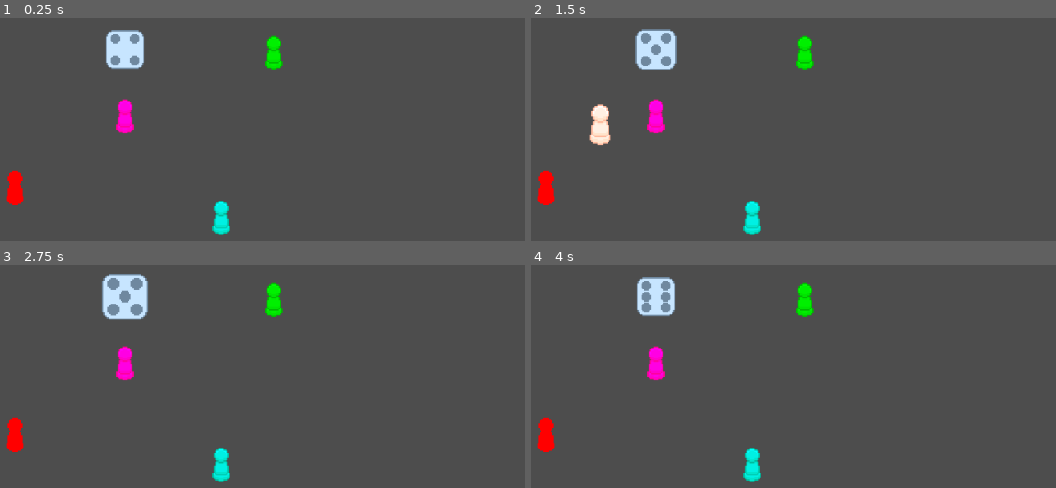
Above: before the commit, frames 1-4 (two rows, left to right).
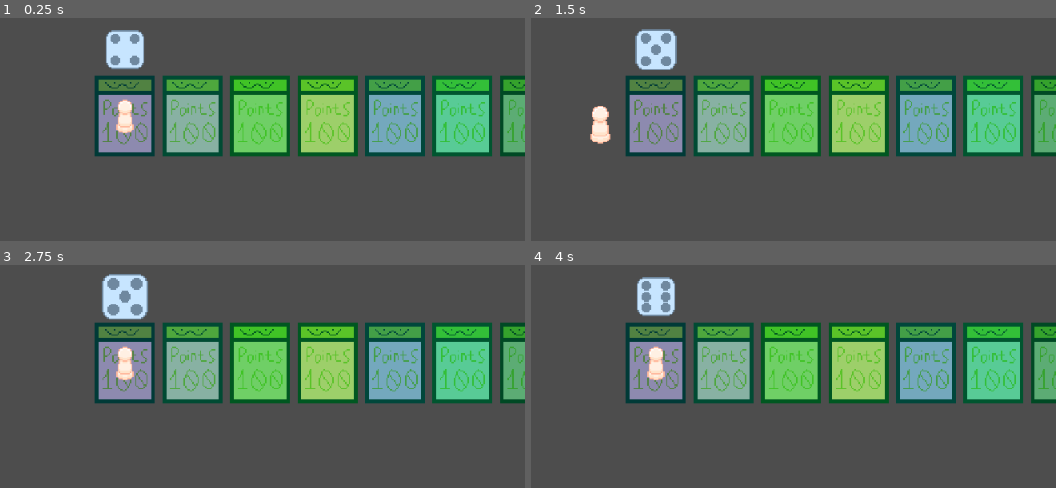
Above: after the commit, the same moments.

Repository: EnderS4m/SmorgasBoard
Game: Godot game, scene res://scenes/Main.tscn
Two runs of this game, one before a commit and one after it. Both use one fixed random seed, a clock stepped at 60 frames per second and the inputs below.
Inputs (mouse positions are in pixels of both pictures, inside the frame that each line leads up to):
- Up to frame 1 (0.25 s): no input
- Up to frame 2 (1.5 s): tap Enter at 0.5 s; drag from (657, 116) to (804, 51) at 0.52 s; drag from (outside the picture) to (804, 53) at 1.27 s
- Up to frame 3 (2.75 s): move the mouse to (outside the picture) at 2.02 s; click (outside the picture) at 2.1 s
- Up to frame 4 (4 s): drag from (615, 452) to (outside the picture) at 2.77 s; move the mouse to (898, 430) at 3.52 s; click (898, 430) at 3.6 s

The runs differ from the first frame. In frame 1, 28% of the frame differs, in the area x 1-100%, y 7-98%; in frame 2, 28%; in frame 3, 28%; in frame 4, 28%.

Commit message:
The Space Episode
We are getting started on constructing the board. Starting off with a simple space spawner, this will later prove to be the framework for how boards are constructed in the final product. The hope is for some good randomness to happen, I think. Idk how to describe it well.

Diff:
--- a/scenes/Main.tscn
+++ b/scenes/Main.tscn
@@ -1,12 +1,9 @@
-[gd_scene load_steps=6 format=3 uid="uid://dug2kgqgvg4bu"]
+[gd_scene load_steps=5 format=3 uid="uid://dug2kgqgvg4bu"]
 
 [ext_resource type="PackedScene" uid="uid://1vm1vmbay2x7" path="res://scenes/entity/player_piece.tscn" id="1_elqb8"]
 [ext_resource type="PackedScene" uid="uid://dplfoqijp7lxg" path="res://scenes/entity/dice.tscn" id="2_rvslj"]
 [ext_resource type="PackedScene" uid="uid://dhro8ynh38ub0" path="res://scenes/utility/camera_system.tscn" id="3_0bbpv"]
-[ext_resource type="Texture2D" uid="uid://bc25phqb6y322" path="res://assets/sprites/entity/placeholder_player_pawn.png" id="4_rarhs"]
-
-[sub_resource type="RectangleShape2D" id="RectangleShape2D_vcsgt"]
-size = Vector2(28, 30)
+[ext_resource type="PackedScene" uid="uid://bsfgxdg0pdvwy" path="res://scenes/board/space_spawner.tscn" id="4_rarhs"]
 
 [node name="Main" type="Node2D"]
 
@@ -17,38 +14,7 @@
 
 [node name="CameraSystem" parent="." instance=ExtResource("3_0bbpv")]
 
-[node name="Sprite2D" type="Sprite2D" parent="."]
-modulate = Color(0, 1, 0, 1)
-position = Vector2(119, -51)
-texture = ExtResource("4_rarhs")
-
-[node name="Area2D" type="Area2D" parent="Sprite2D"]
-collision_layer = 2
-
-[node name="CollisionShape2D" type="CollisionShape2D" parent="Sprite2D/Area2D"]
-shape = SubResource("RectangleShape2D_vcsgt")
-
-[node name="Sprite2D2" type="Sprite2D" parent="."]
-modulate = Color(0, 1, 1, 1)
-position = Vector2(77, 81)
-texture = ExtResource("4_rarhs")
-
-[node name="Area2D" type="Area2D" parent="Sprite2D2"]
-collision_layer = 2
-
-[node name="CollisionShape2D" type="CollisionShape2D" parent="Sprite2D2/Area2D"]
-shape = SubResource("RectangleShape2D_vcsgt")
-
-[node name="Sprite2D3" type="Sprite2D" parent="."]
-modulate = Color(1, 0, 0, 1)
-position = Vector2(-88, 57)
-texture = ExtResource("4_rarhs")
-
-[node name="Area2D" type="Area2D" parent="Sprite2D3"]
-collision_layer = 2
-
-[node name="CollisionShape2D" type="CollisionShape2D" parent="Sprite2D3/Area2D"]
-shape = SubResource("RectangleShape2D_vcsgt")
+[node name="SpaceSpawner" parent="." instance=ExtResource("4_rarhs")]
 
 [connection signal="dice_result" from="Dice" to="PlayerPiece" method="_on_dice_dice_result"]
 [connection signal="player_home" from="PlayerPiece" to="CameraSystem" method="_on_player_home_update"]
--- /dev/null
+++ b/scenes/board/space.tscn
@@ -0,0 +1,17 @@
+[gd_scene load_steps=3 format=3 uid="uid://ce7u7gpnqhd1c"]
+
+[ext_resource type="Texture2D" uid="uid://dsx27fbqdkygy" path="res://assets/sprites/board/placeholder_spacePoints.png" id="1_2ty0w"]
+
+[sub_resource type="RectangleShape2D" id="RectangleShape2D_dm7s3"]
+size = Vector2(42, 46)
+
+[node name="Space" type="Sprite2D"]
+z_index = -10
+texture = ExtResource("1_2ty0w")
+
+[node name="Area2D" type="Area2D" parent="."]
+collision_layer = 2
+
+[node name="CollisionShape2D" type="CollisionShape2D" parent="Area2D"]
+position = Vector2(0, 6)
+shape = SubResource("RectangleShape2D_dm7s3")
--- /dev/null
+++ b/scenes/board/space_spawner.tscn
@@ -0,0 +1,6 @@
+[gd_scene load_steps=2 format=3 uid="uid://bsfgxdg0pdvwy"]
+
+[ext_resource type="Script" uid="uid://cupk3ihaxcq7v" path="res://scripts/board/space_spawner.gd" id="1_hpsko"]
+
+[node name="SpaceSpawner" type="Node2D"]
+script = ExtResource("1_hpsko")
--- a/scenes/entity/player_piece.tscn
+++ b/scenes/entity/player_piece.tscn
@@ -4,7 +4,7 @@
 [ext_resource type="Script" uid="uid://dp1pov208kqkb" path="res://scripts/entity/player_piece.gd" id="2_t2i5i"]
 
 [sub_resource type="RectangleShape2D" id="RectangleShape2D_t2i5i"]
-size = Vector2(20, 27)
+size = Vector2(10, 27)
 
 [node name="PlayerPiece" type="Sprite2D"]
 texture = ExtResource("1_2jta7")
--- a/scenes/utility/camera_system.tscn
+++ b/scenes/utility/camera_system.tscn
@@ -7,6 +7,7 @@
 position_smoothing_enabled = true
 script = ExtResource("1_0d7at")
 
-[node name="Sprite2D" type="Sprite2D" parent="."]
+[node name="DebugVis" type="Sprite2D" parent="."]
+visible = false
 modulate = Color(1, 0, 1, 1)
 texture = ExtResource("2_vd7gn")
--- /dev/null
+++ b/scripts/board/space_spawner.gd
@@ -0,0 +1,24 @@
+extends Node2D
+
+@onready var player = $"../PlayerPiece"
+@onready var spaceScene = preload("res://scenes/board/space.tscn")
+
+var boardLength: int = 10
+var spaceSpace: int = 54
+
+# Called when the node enters the scene tree for the first time.
+func _ready():
+	position = player.position
+	for i in range(boardLength):
+		var space = spaceScene.instantiate()
+		space.position = position
+		# This line isn't really THAT important, mainly just
+		# proof of concept for random space generation
+		space.self_modulate = Color(randf_range(0.5,1),randf_range(0.5,1),randf_range(0.5,1),)
+		add_sibling.call_deferred(space)
+		position.x += spaceSpace
+
+
+# Called every frame. 'delta' is the elapsed time since the previous frame.
+func _process(_delta):
+	pass
--- a/scripts/entity/player_piece.gd
+++ b/scripts/entity/player_piece.gd
@@ -56,12 +56,18 @@
 	if selected:
 		position = get_global_mouse_position()
 	else:
+		# If we are on a tile we are allowed to move to,
+		# Update the home position to be *that* tile
+		# Duh
 		if onLegalTile:
 			homePos = touchingArea2D.global_position
 			player_home.emit(homePos)
 		# This forces the peice to return to its home position
 		position = lerp(position,homePos,speed)
 
+# TODO: Make sure to ONLY update these variables IF the
+# area is a board tile!!!! Don't wanna be changing the home
+# position to be on the dice, now, do we?
 func _on_area_2d_area_entered(area):
 	onLegalTile = true
 	touchingArea2D = area
Binary file added: assets/sprites/board/placeholder_spacePoints.png
Not shown, added: assets/sprites/board/placeholder_spacePoints.png.import
Not shown, added: scripts/board/space_spawner.gd.uid
